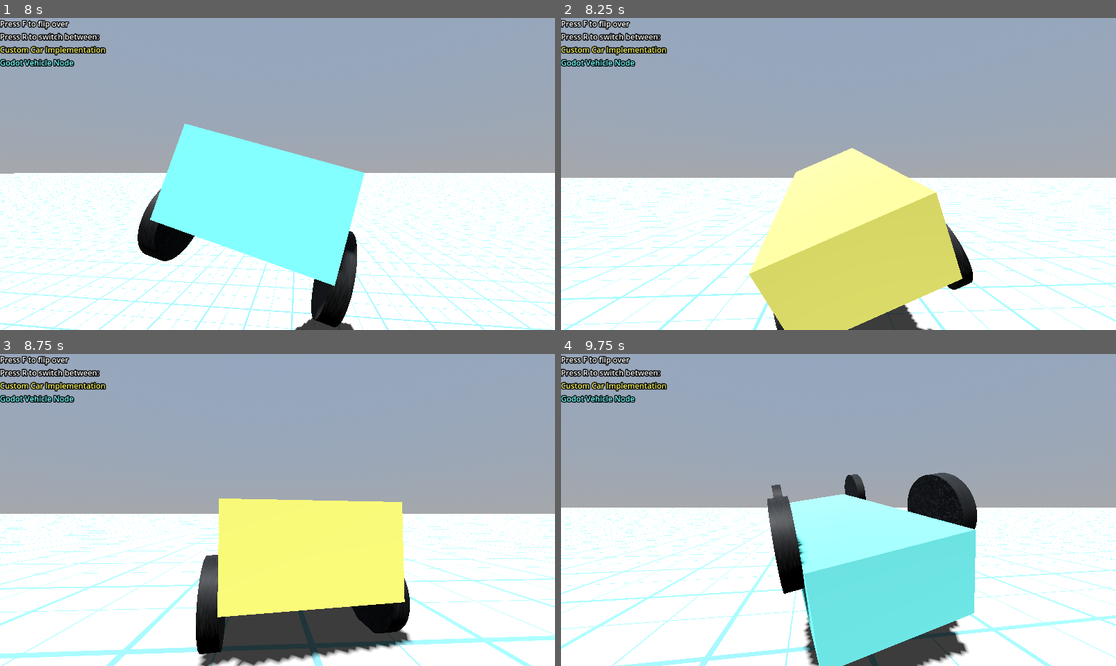
Above: before the commit, frames 1-4 (two rows, left to right).
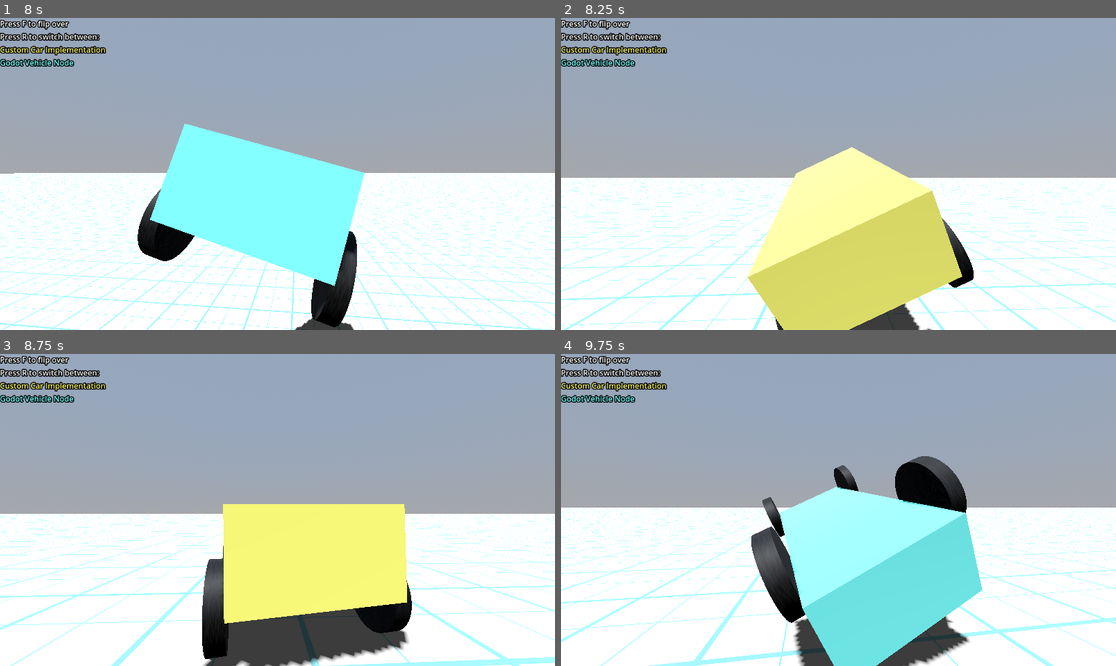
Above: after the commit, the same moments.

Repository: Seerban/godot-vehicle
Game: Godot game, scene res://Scenes/main.tscn
Two runs of this game, one before a commit and one after it. Both use one fixed random seed, a clock stepped at 60 frames per second and the inputs below.
Inputs (mouse positions are in pixels of both pictures, inside the frame that each line leads up to):
- Up to frame 1 (8 s): tap F at 0.5, 1.25, 1.35, 2, 2.75, 2.85, 3.5, 4.25, 4.35, 5.85, 7.35 s; move the mouse to (305, 174) at 0.52 s; hold W (forward) 0.53-5.78 s; tap R every 1.5 s from 0.6 to 6.6 s; click (305, 174) at 0.67 s; move the mouse to (249, 174) at 1.27 s; move the mouse to (288, 167) at 2.02 s; move the mouse to (271, 180) at 2.77 s; click (271, 180) at 2.92 s; move the mouse to (316, 177) at 3.52 s; move the mouse to (233, 170) at 4.27 s; move the mouse to (283, 174) at 5.02 s; click (283, 174) at 5.17 s; move the mouse to (255, 167) at 5.77 s; hold D (right) 5.78-6.53 s; move the mouse to (305, 174) at 6.52 s; hold W (forward) from 6.53 s (still down); move the mouse to (249, 174) at 7.27 s; click (249, 174) at 7.42 s
- Up to frame 2 (8.25 s): keep holding W (forward); move the mouse to (849, 167) at 8.02 s; tap R at 8.1 s
- Up to frame 3 (8.75 s): keep holding W (forward)
- Up to frame 4 (9.75 s): move the mouse to (832, 516) at 8.77 s; release W (forward) at 8.78 s; hold A (left) 8.78-9.53 s; tap F at 8.85 s; move the mouse to (877, 513) at 9.52 s; hold W (forward) from 9.53 s (still down); tap R at 9.6 s; click (877, 513) at 9.67 s

Frame 1 is identical in both runs. In frame 2, 3.7% of the frame differs, in the area x 0-100%, y 41-100%; in frame 3, 9.2%; in frame 4, 13%, in the area x 0-100%, y 32-100%.

Commit message:
reimplemented suspension effect on traction

Diff:
--- a/Scenes/custom_wheel.tscn
+++ b/Scenes/custom_wheel.tscn
@@ -7,7 +7,7 @@
 
 [sub_resource type="Curve" id="Curve_kuckw"]
 bake_resolution = 300
-_data = [Vector2(0, 0), 0.0, 0.0, 0, 0, Vector2(0.1902174, 1), 0.0, 0.0, 0, 0, Vector2(1, 0.6966293), 0.0, 0.0, 0, 0]
+_data = [Vector2(0, 0), 0.0, 0.0, 0, 0, Vector2(0.1902174, 1), 0.0, 0.0, 0, 0, Vector2(1, 0.55056185), 0.0, 0.0, 0, 0]
 point_count = 3
 
 [sub_resource type="Curve" id="Curve_1vnk4"]
--- a/Scripts/custom_vehicle.gd
+++ b/Scripts/custom_vehicle.gd
@@ -13,8 +13,6 @@
 			wheels.append(i)
 
 func _physics_process(delta: float) -> void:
-	#angular_velocity *= 0.99
-
 	if Input.is_action_pressed("forward"):
 		for w in wheels:
 			w.accelerate(power)
--- a/Scripts/custom_wheel.gd
+++ b/Scripts/custom_wheel.gd
@@ -60,6 +60,7 @@
 	var force := -global_basis.z * side_velocity * 9.8 * car.mass / 4. * grip_multiplier
 
 	if force.length() > max_grip: force = force.normalized() * max_grip
+	force += sign(force) * sqrt(abs(spring_diff)) * sign(spring_diff) * max_grip * 3
 
 	car.apply_force(force, get_contact_point())
 
